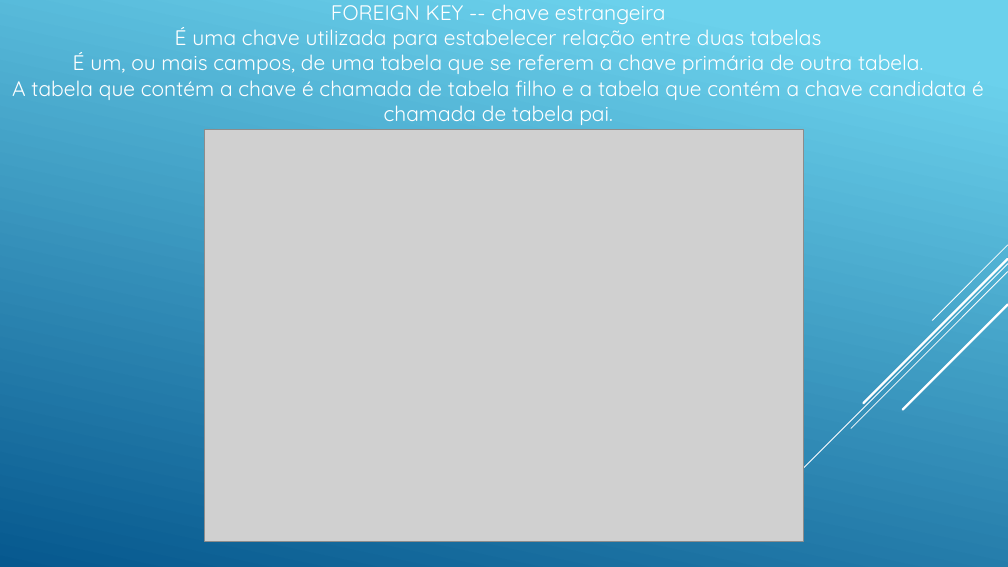
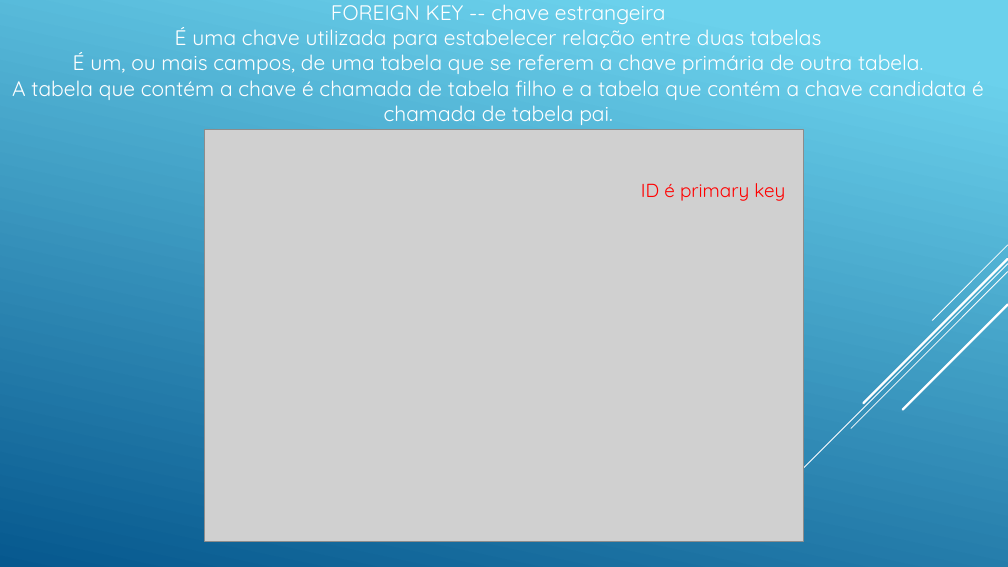
Before and after one commit to andreneves/BDII, a slide deck: slide 16 of BDIIA05.pptx. Drawn at 1008x567 pixels with LibreOffice and Linux fonts; fonts in the diff are those of the drawing; grey boxes stand for pictures. Boxes give left, top, right and bottom in pixels: in the first picture for what was removed or moved away, otherwise in the second. Text is boxed around its words. In the diff, an @@ line names an element or a change of style, - is before the commit and + after.

```diff
--- a/BDIIA05.pptx
+++ b/BDIIA05.pptx
@@ text added at [641,183,785,201], 18 pt, text #FF0000 @@
+ID é primary key
```
Also in this commit, not shown: 2 other files.
